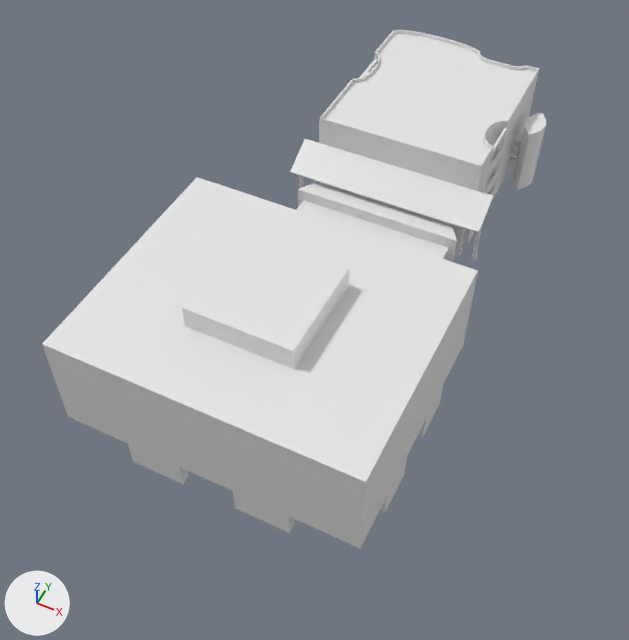
Renders of the FBX model src/Assets/3D Assets/Models/PL.fbx from each side of a commit.
Rendered twice from a 50 mm lens placed at (68.2, -113.4, 159.3), pointed at (-1.8, 26.5, -15.7). Lighting does not change. The marker at lower left points along +X, +Y and +Z. Materials are left out; every surface is plain grey.

Objects in the first picture: 'PL Main'.
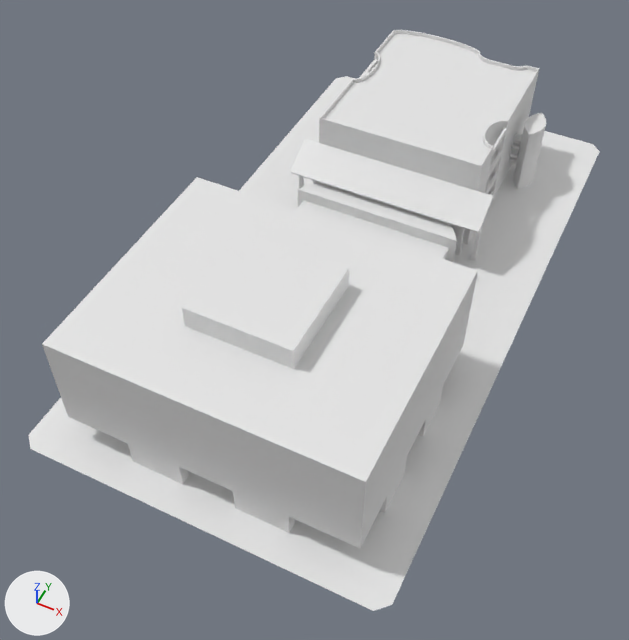
Changed parts and their boxes (x1, y1, x2, y2) in the pictures (629 x 640 px):
'PL Main', reshaped (13% wider, 12% taller): before (42, 30, 546, 548); after (29, 30, 600, 611)
part 1 of me_cube, added: after (29, 76, 600, 611)

Patch to the scene script:
```diff
--- a/src/Assets/3D Assets/Models/PL.fbx.py
+++ b/src/Assets/3D Assets/Models/PL.fbx.py
@@ me_cube @@
 # used by ob_pl_main; location = (0.0, 0.0, 0.0)
 # verts and faces of me_cube; kept vertices keep their numbers, new ones are numbered from 1417
-me_cube.from_pydata(...)  # 1417 vertices, 1268 faces; spans x -38.0..38.0, y -31.0..132.0, z -18.0..22.0
+me_cube.from_pydata(...)  # 1425 vertices, 1269 faces; spans x -48.0..48.0, y -39.0..139.0, z -18.0..22.0
+# me_cube part 1
+verts[1417] = (-45.0, -39.0, -18.0)  # pixel (30, 448)
+verts[1418] = (-48.0, -36.0, -18.0)  # pixel (28, 434)
+verts[1419] = (48.0, -36.0, -18.0)  # pixel (392, 604)
+verts[1420] = (45.0, -39.0, -18.0)  # pixel (373, 611)
+verts[1421] = (-45.0, 139.0, -18.0)  # pixel (346, 76)
+verts[1422] = (-48.0, 136.0, -18.0)  # pixel (335, 78)
+verts[1423] = (45.0, 139.0, -18.0)  # pixel (592, 144)
+verts[1424] = (48.0, 136.0, -18.0)  # pixel (599, 151)
+faces += [(1417, 1420, 1419, 1424, 1423, 1421, 1422, 1418)]
```
